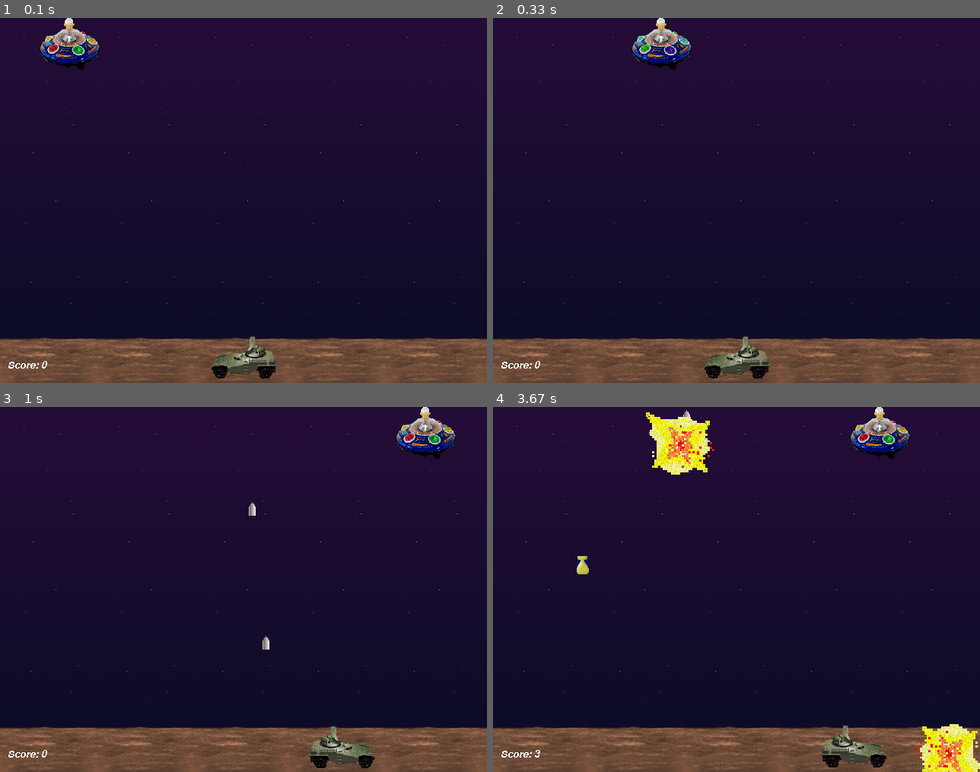
Above: before the commit, frames 1-4 (two rows, left to right).
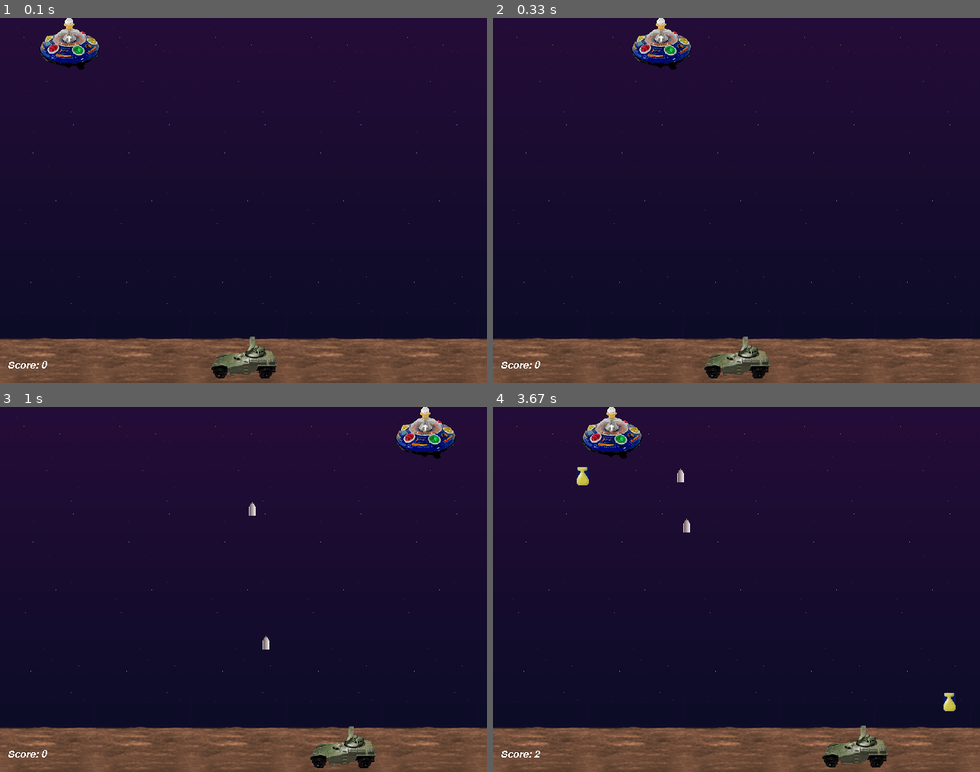
Above: after the commit, the same moments.

Repository: ripytide/ks3-project
Game: pygame game, started from lesson1c/aliens.py
Two runs of this game, one before a commit and one after it. Both use one fixed random seed, a clock stepped at 60 frames per second and the inputs below.
Inputs:
- Up to frame 1 (0.1 s): no input
- Up to frame 2 (0.33 s): no input
- Up to frame 3 (1 s): tap Space at 0.33, 0.73 s; hold Right from 0.67 s (still down); tap F at 0.82 s
- Up to frame 4 (3.67 s): tap Space at 1.03, 1.23, 1.53, 1.73, 2.03, 2.3, 2.6, 2.73, 3.03 s; release Right at 1.13 s; hold Right 1.17-1.63 s; hold Left 1.67-2.2 s; hold Left 2.23-2.63 s; tap F at 2.38 s; hold Right 2.67-3.3 s; tap Enter at 3.33 s

Frame 1 is identical in both runs. In frame 2, less than 0.1% of the frame differs, in the area x 29-41%, y 3-10%; in frame 3, 0.7%; in frame 4, 6.1%, in the area x 8-100%, y 0-100%.

Commit message:
finished lesson 1c

Diff:
--- a/lesson1c/aliens.py
+++ b/lesson1c/aliens.py
@@ -1,18 +1,5 @@
 #!/usr/bin/env python
 """ pygame.examples.aliens
-
-Shows a mini game where you have to defend against aliens.
-
-What does it show you about pygame?
-
-* pg.sprite, the difference between Sprite and Group.
-* dirty rectangle optimization for processing for speed.
-* music with pg.mixer.music, including fadeout
-* sound effects with pg.Sound
-* event processing, keyboard handling, QUIT handling.
-* a main loop frame limited with a game clock from pg.time.Clock
-* fullscreen switching.
-
 
 Controls
 --------
@@ -23,15 +10,11 @@
 
 """
 
+import os
+import pygame
 import random
-import os
-
-# import basic pygame modules
-import pygame as pg
-
-# see if we can load more than standard BMP
-if not pg.image.get_extended():
-    raise SystemExit("Sorry, extended image module required")
+
+from pygame.sprite import *
 
 
 # game constants
@@ -39,57 +22,23 @@
 ALIEN_ODDS = 22  # chances a new alien appears
 BOMB_ODDS = 60  # chances a new bomb will drop
 ALIEN_RELOAD = 12  # frames between new aliens
-SCREENRECT = pg.Rect(0, 0, 640, 480)
+SCREENRECT = pygame.Rect(0, 0, 640, 480)
 SCORE = 0
 
 main_dir = os.path.split(os.path.abspath(__file__))[0]
 
 
-def load_image(file):
-    """ loads an image, prepares it for play
-    """
-    file = os.path.join(main_dir, "data", file)
-    try:
-        surface = pg.image.load(file)
-    except pg.error:
-        raise SystemExit('Could not load image "%s" %s' % (file, pg.get_error()))
-    return surface.convert()
-
-
-def load_sound(file):
-    """ because pygame can be be compiled without mixer.
-    """
-    if not pg.mixer:
-        return None
-    file = os.path.join(main_dir, "data", file)
-    try:
-        sound = pg.mixer.Sound(file)
-        return sound
-    except pg.error:
-        print("Warning, unable to load, %s" % file)
-    return None
-
-
-# Each type of game object gets an init and an update function.
-# The update function is called once per frame, and it is when each object should
-# change it's current position and state.
-#
-# The Player object actually gets a "move" function instead of update,
-# since it is passed extra information about the keyboard.
-
-
-class Player(pg.sprite.Sprite):
+class Player(Sprite):
     """ Representing the player as a moon buggy type car.
     """
 
     speed = 10
     bounce = 24
     gun_offset = -11
-    images = []
 
     def __init__(self):
-        pg.sprite.Sprite.__init__(self, self.containers)
-        self.image = load_image("player1.gif")
+        Sprite.__init__(self, self.containers)
+        self.image = pygame.image.load("data/player1.gif")
         self.rect = self.image.get_rect()
         self.rect.midbottom = SCREENRECT.midbottom
         self.reloading = 0
@@ -101,10 +50,6 @@
             self.facing = direction
         self.rect.move_ip(direction * self.speed, 0)
         self.rect = self.rect.clamp(SCREENRECT)
-        if direction < 0:
-            self.image = self.images[0]
-        elif direction > 0:
-            self.image = self.images[1]
         self.rect.top = self.origtop - (self.rect.left // self.bounce % 2)
 
     def gunpos(self):
@@ -112,20 +57,17 @@
         return pos, self.rect.top
 
 
-class Alien(pg.sprite.Sprite):
+class Alien(Sprite):
     """ An alien space ship. That slowly moves down the screen.
     """
 
     speed = 13
-    animcycle = 12
-    images = []
 
     def __init__(self):
-        pg.sprite.Sprite.__init__(self, self.containers)
-        self.image = self.images[0]
+        Sprite.__init__(self, self.containers)
+        self.image = pygame.image.load("data/alien1.gif")
         self.rect = self.image.get_rect()
         self.facing = random.choice((-1, 1)) * Alien.speed
-        self.frame = 0
         if self.facing < 0:
             self.rect.right = SCREENRECT.right
 
@@ -135,11 +77,9 @@
             self.facing = -self.facing
             self.rect.top = self.rect.bottom + 1
             self.rect = self.rect.clamp(SCREENRECT)
-        self.frame = self.frame + 1
-        self.image = self.images[self.frame // self.animcycle % 3]
-
-
-class Explosion(pg.sprite.Sprite):
+
+
+class Explosion(Sprite):
     """ An explosion. Hopefully the Alien and not the player!
     """
 
@@ -148,9 +88,10 @@
     images = []
 
     def __init__(self, actor):
-        pg.sprite.Sprite.__init__(self, self.containers)
+        Sprite.__init__(self, self.containers)
         self.image = self.images[0]
-        self.rect = self.image.get_rect(center=actor.rect.center)
+        self.rect = self.image.get_rect()
+        self.rect.center = actor.rect.center
         self.life = self.defaultlife
 
     def update(self):
@@ -167,16 +108,15 @@
             self.kill()
 
 
-class Shot(pg.sprite.Sprite):
+class Shot(Sprite):
     """ a bullet the Player sprite fires.
     """
 
     speed = -11
-    images = []
 
     def __init__(self, pos):
-        pg.sprite.Sprite.__init__(self, self.containers)
-        self.image = self.images[0]
+        Sprite.__init__(self, self.containers)
+        self.image = pygame.image.load("data/shot.gif")
         self.rect = self.image.get_rect(midbottom=pos)
 
     def update(self):
@@ -189,17 +129,17 @@
             self.kill()
 
 
-class Bomb(pg.sprite.Sprite):
+class Bomb(Sprite):
     """ A bomb the aliens drop.
     """
 
     speed = 9
-    images = []
 
     def __init__(self, alien):
-        pg.sprite.Sprite.__init__(self, self.containers)
-        self.image = self.images[0]
-        self.rect = self.image.get_rect(midbottom=alien.rect.move(0, 5).midbottom)
+        Sprite.__init__(self, self.containers)
+        self.image = pygame.image.load("data/bomb.gif")
+        self.rect = self.image.get_rect()
+        self.rect.midbottom = alien.rect.move(0, 5).midbottom
 
     def update(self):
         """ called every time around the game loop.
@@ -211,23 +151,23 @@
         - remove the Bomb.
         """
         self.rect.move_ip(0, self.speed)
-        if self.rect.bottom >= 470:
+        if self.rect.bottom >= SCREENRECT.bottom - 10:
             Explosion(self)
             self.kill()
 
 
-class Score(pg.sprite.Sprite):
+class Score(Sprite):
     """ to keep track of the score.
     """
 
     def __init__(self):
-        pg.sprite.Sprite.__init__(self)
-        self.font = pg.font.Font(None, 20)
+        Sprite.__init__(self)
+        self.font = pygame.font.Font(None, 20)
         self.font.set_italic(1)
-        self.color = pg.Color("white")
+        self.color = pygame.Color("white")
         self.lastscore = -1
         self.update()
-        self.rect = self.image.get_rect().move(10, 450)
+        self.rect = self.image.get_rect().move(10, SCREENRECT.bottom - 30)
 
     def update(self):
         """ We only update the score in update() when it has changed.
@@ -240,58 +180,54 @@
 
 def main(winstyle=0):
     # Initialize pygame
-    if pg.get_sdl_version()[0] == 2:
-        pg.mixer.pre_init(44100, 32, 2, 1024)
-    pg.init()
-    if pg.mixer and not pg.mixer.get_init():
+    if pygame.get_sdl_version()[0] == 2:
+        pygame.mixer.pre_init(44100, 32, 2, 1024)
+    pygame.init()
+    if pygame.mixer and not pygame.mixer.get_init():
         print("Warning, no sound")
-        pg.mixer = None
+        pygame.mixer = None
 
     fullscreen = False
     # Set the display mode
     winstyle = 0  # |FULLSCREEN
-    bestdepth = pg.display.mode_ok(SCREENRECT.size, winstyle, 32)
-    screen = pg.display.set_mode(SCREENRECT.size, winstyle, bestdepth)
+    bestdepth = pygame.display.mode_ok(SCREENRECT.size, winstyle, 32)
+    screen = pygame.display.set_mode(SCREENRECT.size, winstyle, bestdepth)
 
     # Load images, assign to sprite classes
     # (do this before the classes are used, after screen setup)
-    img = load_image("player1.gif")
-    Player.images = [img, pg.transform.flip(img, 1, 0)]
-    img = load_image("explosion1.gif")
-    Explosion.images = [img, pg.transform.flip(img, 1, 1)]
-    Alien.images = [load_image(im) for im in ("alien1.gif", "alien2.gif", "alien3.gif")]
-    Bomb.images = [load_image("bomb.gif")]
-    Shot.images = [load_image("shot.gif")]
+    img = pygame.image.load("data/explosion1.gif")
+    Explosion.images = [img, pygame.transform.flip(img, 1, 1)]
 
     # decorate the game window
-    icon = load_image("alien1.gif")
-    icon = pg.transform.scale(icon, (32, 32))
-    pg.display.set_icon(icon)
-    pg.display.set_caption("Pygame Aliens")
-    pg.mouse.set_visible(0)
+    pygame.display.set_caption("Pygame Aliens")
+    icon = pygame.image.load("data/alien1.gif")
+    icon = pygame.transform.scale(icon, (32, 32))
+    pygame.display.set_icon(icon)
+    pygame.mouse.set_visible(0)
 
     # create the background, tile the bgd image
-    bgdtile = load_image("background.gif")
-    background = pg.Surface(SCREENRECT.size)
+    bgdtile = pygame.image.load("data/background.gif")
+    bgdtile = pygame.transform.scale(bgdtile, (bgdtile.get_width(), SCREENRECT.height))
+    background = pygame.Surface(SCREENRECT.size)
     for x in range(0, SCREENRECT.width, bgdtile.get_width()):
         background.blit(bgdtile, (x, 0))
     screen.blit(background, (0, 0))
-    pg.display.flip()
+    pygame.display.flip()
 
     # load the sound effects
-    boom_sound = load_sound("boom.wav")
-    shoot_sound = load_sound("car_door.wav")
-    if pg.mixer:
+    boom_sound = pygame.mixer.Sound("data/boom.wav")
+    shoot_sound = pygame.mixer.Sound("data/car_door.wav")
+    if pygame.mixer:
         music = os.path.join(main_dir, "data", "house_lo.wav")
-        pg.mixer.music.load(music)
-        pg.mixer.music.play(-1)
+        pygame.mixer.music.load(music)
+        pygame.mixer.music.play(-1)
 
     # Initialize Game Groups
-    aliens = pg.sprite.Group()
-    shots = pg.sprite.Group()
-    bombs = pg.sprite.Group()
-    all = pg.sprite.RenderUpdates()
-    lastalien = pg.sprite.GroupSingle()
+    aliens = Group()
+    shots = Group()
+    bombs = Group()
+    all = RenderUpdates()
+    lastalien = GroupSingle()
 
     # assign default groups to each sprite class
     Player.containers = all
@@ -304,107 +240,113 @@
     # Create Some Starting Values
     global score
     alienreload = ALIEN_RELOAD
-    clock = pg.time.Clock()
+    clock = pygame.time.Clock()
 
     # initialize our starting sprites
     global SCORE
     player = Player()
     Alien()  # note, this 'lives' because it goes into a sprite group
-    if pg.font:
+    if pygame.font:
         all.add(Score())
+
+    paused = False
 
     # Run our main loop whilst the player is alive.
     while player.alive():
 
         # get input
-        for event in pg.event.get():
-            if event.type == pg.QUIT:
+        for event in pygame.event.get():
+            if event.type == pygame.QUIT:
                 return
-            if event.type == pg.KEYDOWN and event.key == pg.K_ESCAPE:
+            if event.type == pygame.KEYDOWN and event.key == pygame.K_ESCAPE:
                 return
-            elif event.type == pg.KEYDOWN:
-                if event.key == pg.K_f:
+            elif event.type == pygame.KEYDOWN:
+                if event.key == pygame.K_f:
                     if not fullscreen:
                         print("Changing to FULLSCREEN")
                         screen_backup = screen.copy()
-                        screen = pg.display.set_mode(
-                            SCREENRECT.size, winstyle | pg.FULLSCREEN, bestdepth
+                        screen = pygame.display.set_mode(
+                            SCREENRECT.size, winstyle | pygame.FULLSCREEN, bestdepth
                         )
                         screen.blit(screen_backup, (0, 0))
                     else:
                         print("Changing to windowed mode")
                         screen_backup = screen.copy()
-                        screen = pg.display.set_mode(
+                        screen = pygame.display.set_mode(
                             SCREENRECT.size, winstyle, bestdepth
                         )
                         screen.blit(screen_backup, (0, 0))
-                    pg.display.flip()
+                    pygame.display.flip()
                     fullscreen = not fullscreen
-
-        keystate = pg.key.get_pressed()
-
-        # clear/erase the last drawn sprites
-        all.clear(screen, background)
-
-        # update all the sprites
-        all.update()
-
-        # handle player input
-        direction = keystate[pg.K_RIGHT] - keystate[pg.K_LEFT]
-        player.move(direction)
-        firing = keystate[pg.K_SPACE]
-        if not player.reloading and firing and len(shots) < MAX_SHOTS:
-            Shot(player.gunpos())
-            if pg.mixer:
-                shoot_sound.play()
-        player.reloading = firing
-
-        # Create new alien
-        if alienreload:
-            alienreload = alienreload - 1
-        elif not int(random.random() * ALIEN_ODDS):
-            Alien()
-            alienreload = ALIEN_RELOAD
-
-        # Drop bombs
-        if lastalien and not int(random.random() * BOMB_ODDS):
-            Bomb(lastalien.sprite)
-
-        # Detect collisions between aliens and players.
-        for alien in pg.sprite.spritecollide(player, aliens, 1):
-            if pg.mixer:
-                boom_sound.play()
-            Explosion(alien)
-            Explosion(player)
-            SCORE = SCORE + 1
-            player.kill()
-
-        # See if shots hit the aliens.
-        for alien in pg.sprite.groupcollide(shots, aliens, 1, 1).keys():
-            if pg.mixer:
-                boom_sound.play()
-            Explosion(alien)
-            SCORE = SCORE + 1
-
-        # See if alien boms hit the player.
-        for bomb in pg.sprite.spritecollide(player, bombs, 1):
-            if pg.mixer:
-                boom_sound.play()
-            Explosion(player)
-            Explosion(bomb)
-            player.kill()
-
-        # draw the scene
-        dirty = all.draw(screen)
-        pg.display.update(dirty)
-
-        # cap the framerate at 40fps. Also called 40HZ or 40 times per second.
-        clock.tick(40)
-
-    if pg.mixer:
-        pg.mixer.music.fadeout(1000)
-    pg.time.wait(1000)
-    pg.quit()
+                if event.key == pygame.K_RETURN:
+                    paused = not paused
+
+        keystate = pygame.key.get_pressed()
+
+        if not paused:
+
+            # clear/erase the last drawn sprites
+            all.clear(screen, background)
+
+            # update all the sprites
+            all.update()
+
+            # handle player input
+            direction = keystate[pygame.K_RIGHT] - keystate[pygame.K_LEFT]
+            player.move(direction)
+            firing = keystate[pygame.K_SPACE]
+            if not player.reloading and firing and len(shots) < MAX_SHOTS:
+                Shot(player.gunpos())
+                if pygame.mixer:
+                    shoot_sound.play()
+            player.reloading = firing
+
+            # Create new alien
+            if alienreload:
+                alienreload = alienreload - 1
+            elif not int(random.random() * ALIEN_ODDS):
+                Alien()
+                alienreload = ALIEN_RELOAD
+
+            # Drop bombs
+            if lastalien and not int(random.random() * BOMB_ODDS):
+                Bomb(lastalien.sprite)
+
+            # Detect collisions between aliens and players.
+            for alien in spritecollide(player, aliens, 1):
+                if pygame.mixer:
+                    boom_sound.play()
+                Explosion(alien)
+                Explosion(player)
+                SCORE = SCORE + 1
+                player.kill()
+
+            # See if shots hit the aliens.
+            for alien in groupcollide(shots, aliens, 1, 1).keys():
+                if pygame.mixer:
+                    boom_sound.play()
+                Explosion(alien)
+                SCORE = SCORE + 1
+
+            # See if alien boms hit the player.
+            for bomb in spritecollide(player, bombs, 1):
+                if pygame.mixer:
+                    boom_sound.play()
+                Explosion(player)
+                Explosion(bomb)
+                player.kill()
+
+            # draw the scene
+            dirty = all.draw(screen)
+            pygame.display.update(dirty)
+
+            # cap the framerate at 40fps. Also called 40HZ or 40 times per second.
+            clock.tick(40)
+
+    if pygame.mixer:
+        pygame.mixer.music.fadeout(1000)
+    pygame.time.wait(1000)
+    pygame.quit()
 
 
 # call the "main" function if running this script
Binary file added: lesson1c/data/hills.png
Binary file added: lesson1c/data/knight.png
Binary file added: lesson1c/data/rainbow.png
Binary file added: lesson1c/data/unicorn.png
Binary file added: lesson1c/images/10_player.png
Binary file added: lesson1c/images/11_alt_game.png
Binary file added: lesson1c/images/1_title.png
Binary file added: lesson1c/images/2_icon.png
Binary file added: lesson1c/images/3_screen_size.png
Binary file added: lesson1c/images/4_widescreen.png
Binary file added: lesson1c/images/5_bomb.png
Binary file added: lesson1c/images/6_car.png
(and 9 more such lines)
